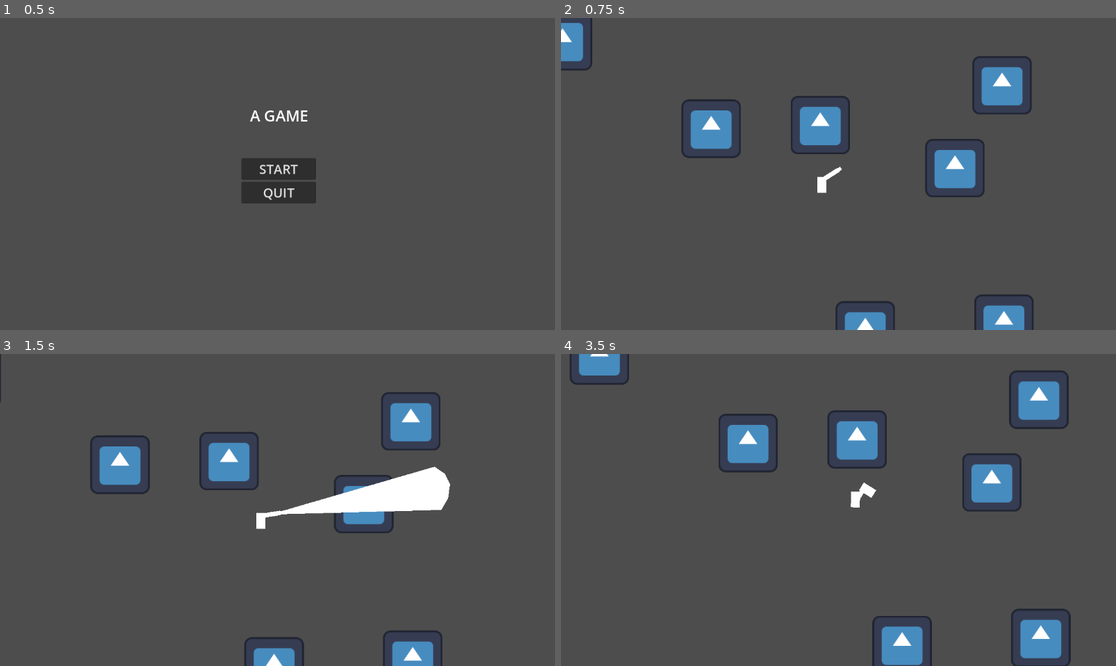
Above: before the commit, frames 1-4 (two rows, left to right).
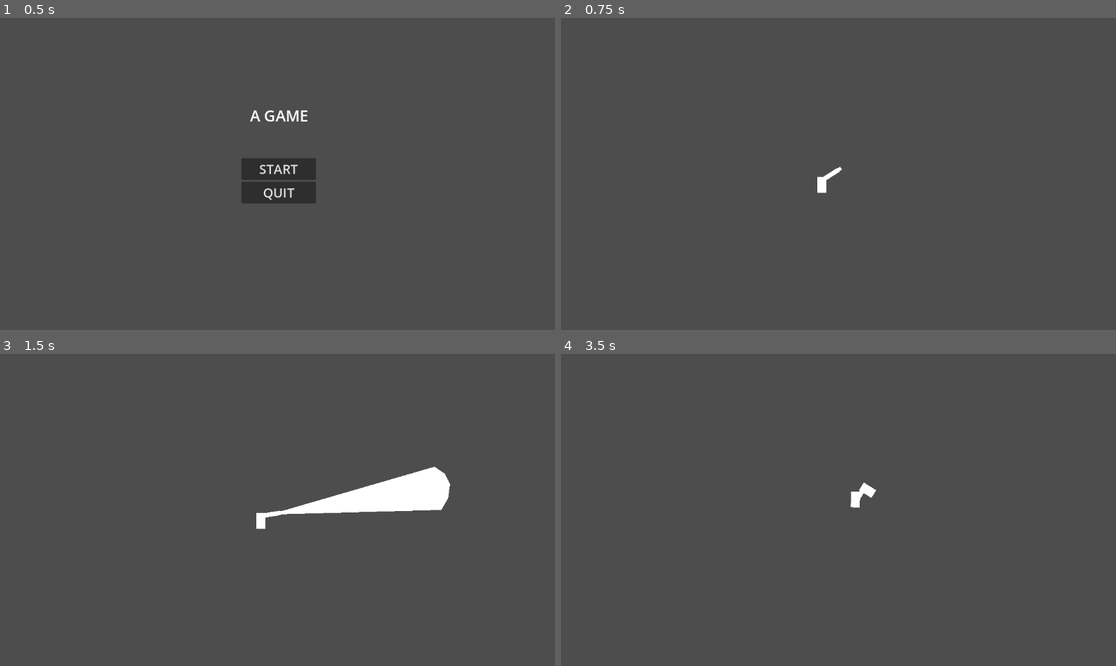
Above: after the commit, the same moments.

Repository: JakeTheHermitCrab/GodotGame-FlashSpace
Game: Godot game, scene res://scenes/start_screen.tscn
Two runs of this game, one before a commit and one after it. Both use one fixed random seed, a clock stepped at 60 frames per second and the inputs below. The engine's default icon, where the game draws it, is replaced by a stand-in: a white triangle on a blue panel in a dark square.
Inputs (mouse positions are in pixels of both pictures, inside the frame that each line leads up to):
- Up to frame 1 (0.5 s): no input
- Up to frame 2 (0.75 s): click "START" at 0.5 s
- Up to frame 3 (1.5 s): tap Enter (ui_accept) at 1.25 s; move the mouse to (399, 494) at 1.27 s; hold D (right) from 1.28 s (still down); tap 1 (itemSlot1) at 1.35 s; click (399, 494) at 1.42 s
- Up to frame 4 (3.5 s): tap Enter (ui_accept) at 1.52, 2.27, 2.75 s; move the mouse to (727, 525) at 2.02 s; tap 2 (itemSlot2) at 2.1 s; move the mouse to (894, 441) at 2.77 s; release D (right) at 2.78 s; hold A (left) from 2.78 s (still down); tap 3 (itemSlot3) at 2.85 s

Frame 1 is identical in both runs. In frame 2, 6.6% of the frame differs, in the area x 0-86%, y 0-100%; in frame 3, 5.5%; in frame 4, 7.7%, in the area x 1-92%, y 0-100%.
Error after the commit: Invalid assignment of property or key 'enabled' with value of type 'bool' on a base object of type 'null instance'. (res://scripts/object.gd:6)

Commit message:
failing at making ai movement

Diff:
--- a/scenes/enemy.tscn
+++ b/scenes/enemy.tscn
@@ -18,13 +18,3 @@
 [node name="NavigationAgent2D" type="NavigationAgent2D" parent="." unique_id=403966840]
 avoidance_enabled = true
 radius = 100.0
-
-[node name="RayCast2D" type="RayCast2D" parent="." unique_id=1694817426]
-exclude_parent = false
-target_position = Vector2(299, 0)
-
-[node name="RayCast2D2" type="RayCast2D" parent="." unique_id=1108931993]
-target_position = Vector2(280, -45)
-
-[node name="RayCast2D3" type="RayCast2D" parent="." unique_id=285283369]
-target_position = Vector2(273, 52)
--- a/scenes/main.tscn
+++ b/scenes/main.tscn
@@ -74,7 +74,7 @@
 navigation_polygon = SubResource("NavigationPolygon_trceg")
 script = ExtResource("2_a8y0u")
 
-[node name="enemy" parent="." unique_id=347087174 instance=ExtResource("12_eb6dy")]
+[node name="enemy" parent="NavigationRegion2D" unique_id=347087174 instance=ExtResource("12_eb6dy")]
 
 [node name="playerRelated" type="Node2D" parent="." unique_id=1936004290]
 
--- a/scripts/enemy.gd
+++ b/scripts/enemy.gd
@@ -1,23 +1,28 @@
 extends CharacterBody2D
+
 @onready var agent: NavigationAgent2D = $NavigationAgent2D
-@onready var player: CharacterBody2D = $"../playerRelated/player"
-@onready var ray: RayCast2D = $RayCast2D
+@export var speed := 120.0
 
+var player: Node2D
 
-var speed = 5
-var turnStrength = 2.0
 func _ready():
-	pass
+	player = get_tree().get_first_node_in_group("player")
+
+	agent.avoidance_enabled = true
+	agent.velocity_computed.connect(_on_velocity_computed)
 
 func _physics_process(delta):
-	if agent.is_navigation_finished():
-		agent.target_position = player.global_position
-		velocity = Vector2.ZERO
+	if player == null:
 		return
-	var next_path_pos = agent.get_next_path_position()
-	var new_velocity = global_position.direction_to(next_path_pos) * speed
-	if agent.avoidance_enabled:
-		agent.set_velocity(new_velocity)
-	else:
-		velocity = new_velocity
-		move_and_slide()
+
+	agent.target_position = player.global_position
+
+	var next_pos = agent.get_next_path_position()
+	var desired_velocity = (next_pos - global_position).normalized() * speed
+
+	# THIS is what activates avoidance system
+	agent.set_velocity(desired_velocity)
+
+func _on_velocity_computed(safe_velocity: Vector2):
+	velocity = safe_velocity
+	move_and_slide()
--- a/scripts/main.gd
+++ b/scripts/main.gd
@@ -27,28 +27,34 @@
 	get_tree().change_scene_to_file("res://scenes/end_screen.tscn")
 
 func objectSpawn():
-		var spawnPosition = []
-		var minDist = 150.0
-		for i in range(objectCount):
-			#var instance = object.instantiate()
-			#var randomPos = Vector2(randf_range(6000,-5000), randf_range(5000,-5000))
-			#instance.global_position = randomPos
-			var validPos = false
-			var newPos = Vector2.ZERO
-			var attempts = 0
-			while !validPos and attempts < 100:
-				newPos = Vector2(randf_range(-5000, 6000), randf_range(-5000, 5000))
-				validPos = true
-				for pos in spawnPosition:
-					if newPos.distance_to(pos) < minDist:
-						validPos = false
-						break
-				attempts += 1
-			if validPos:
-				var instance = object.instantiate()
-				instance.global_position = newPos
-				spawnPosition.append(newPos)
-				add_child(instance)
+	var spawnPosition = []
+	var minDist = 150.0
+
+	for i in range(objectCount):
+
+		var validPos = false
+		var newPos = Vector2.ZERO
+		var attempts = 0
+
+		while !validPos and attempts < 100:
+			newPos = Vector2(randf_range(-5000, 6000), randf_range(-5000, 5000))
+			validPos = true
+
+			for pos in spawnPosition:
+				if newPos.distance_to(pos) < minDist:
+					validPos = false
+					break
+
+			attempts += 1
+
+		if validPos:
+			var instance = object.instantiate()
+			instance.global_position = newPos
+			add_child(instance)
+
+			spawnPosition.append(newPos)
+
+			await instance.ready
 
 func endSpawn():
 	var instance = endPoint.instantiate()
--- a/scripts/object.gd
+++ b/scripts/object.gd
@@ -1,5 +1,7 @@
 extends StaticBody2D
-# this object needs to randomly spawn outside of the camera and despawn at a certain distance. This object needs to slowly move in a random direction while also spinning
+@onready var object: StaticBody2D = $"."
+
 func _ready():
-	await get_tree().process_frame
-	print("nav_rid:", $NavigationObstacle2D.get_navigation_map())
+	if has_node("NavigationObstacle2D"):
+		$NavigationObject2D.enabled = true
+		$NavigationObject2D.avoidance_enabled = true
